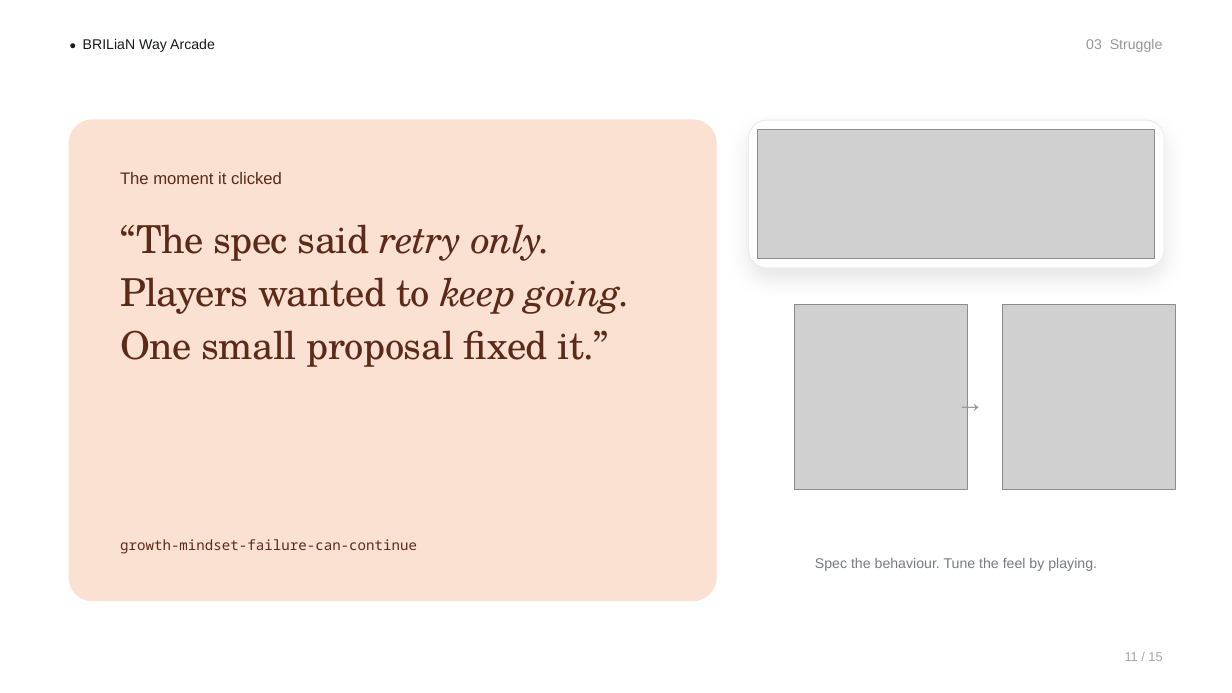
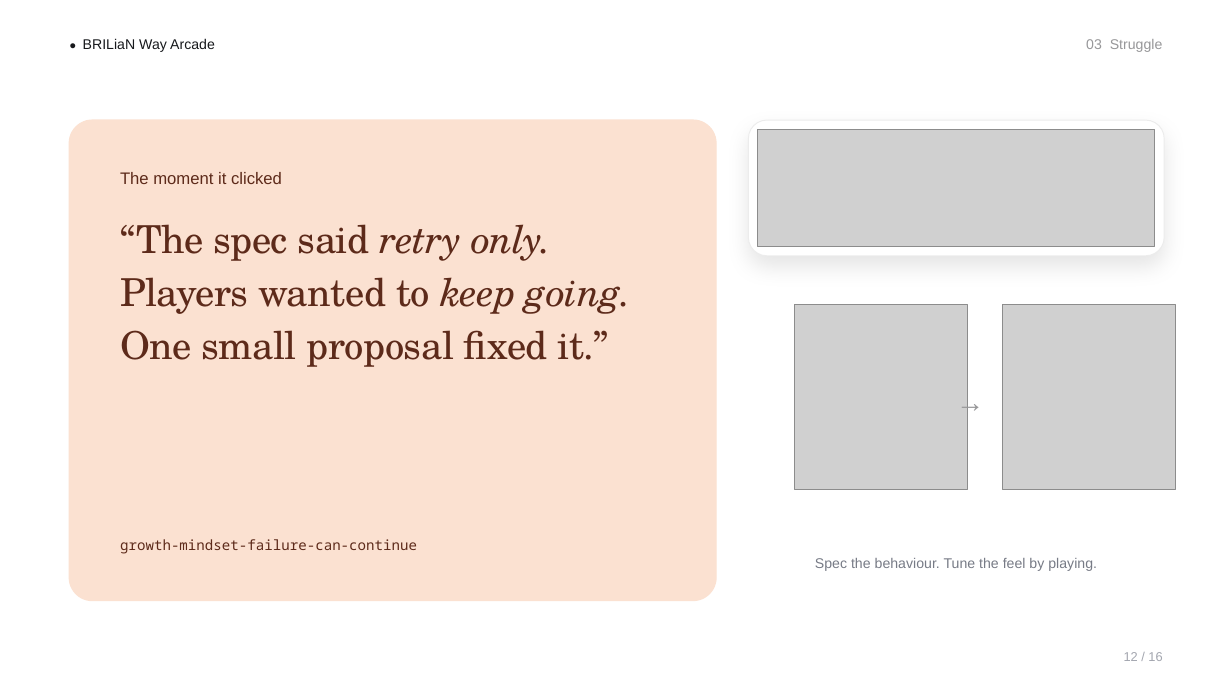
Before and after one commit to sudnanidref/bw-games, a slide deck: slide 12 of docs/pitch/brilian-way-sdd-v2.pptx (slide 11 before the commit). Drawn at 1232x693 pixels with LibreOffice and Linux fonts; fonts in the diff are those of the drawing; grey boxes stand for pictures. Boxes give left, top, right and bottom in pixels: in the first picture for what was removed or moved away, otherwise in the second. Text is boxed around its words. In the diff, an @@ line names an element or a change of style, - is before the commit and + after.

```diff
--- a/docs/pitch/brilian-way-sdd-v2.pptx
+++ b/docs/pitch/brilian-way-sdd-v2.pptx
@@ rounded rectangle: place and size @@
-rounded rectangle at [749,120,1165,268]
+rounded rectangle at [749,120,1165,256]
@@ rounded rectangle at [749,120,1165,256]: proportions changed @@
@@ picture: place and size @@
-picture at [758,129,1155,259]
+picture at [758,129,1155,247]
@@ text at [1124,652,1162,661]: text changed @@
-11 / 15
+12 / 16
```
Also in this commit, not shown: 14 other slides changed, 1 slide added, 4 other files.
